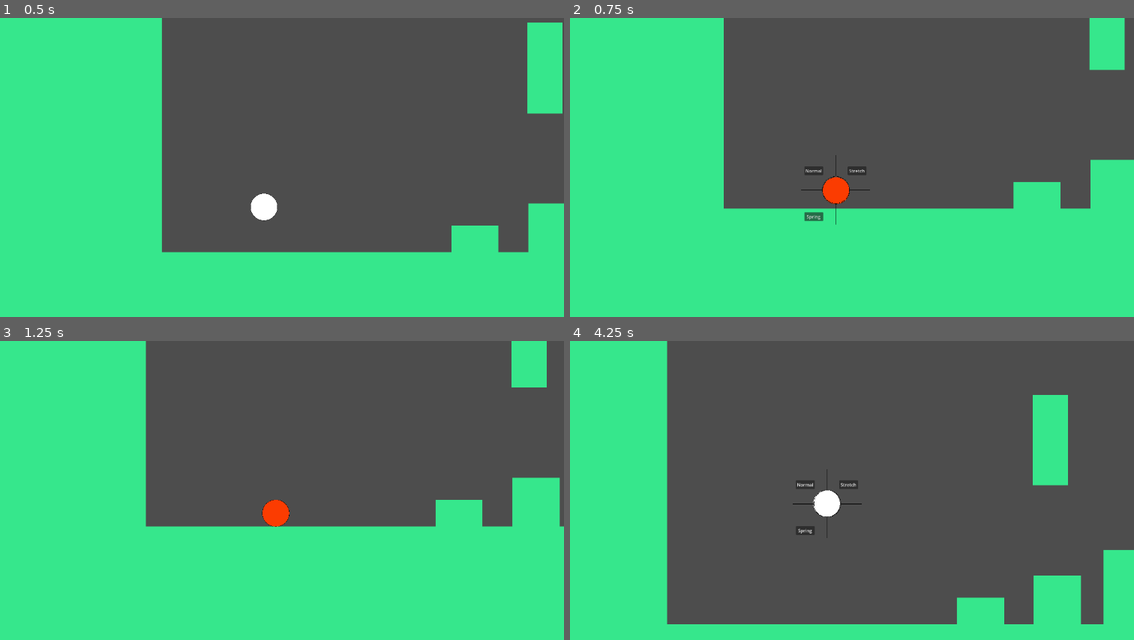
Above: before the commit, frames 1-4 (two rows, left to right).
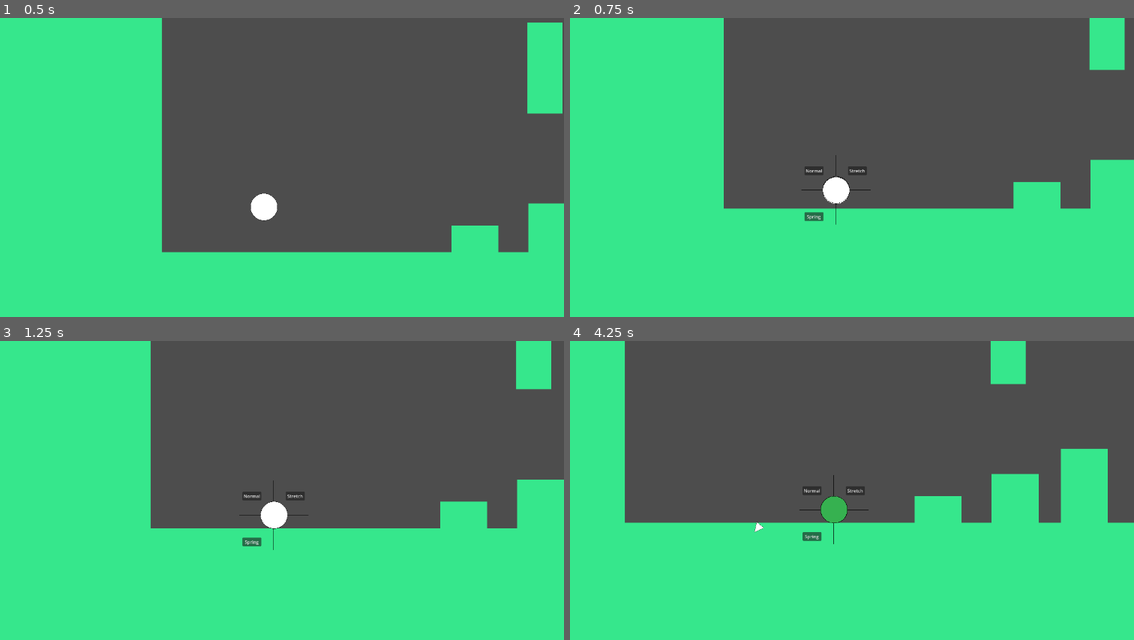
Above: after the commit, the same moments.

Repository: DaPizzaGod/tsa-game
Game: Godot game, scene res://scenes/levels/level.tscn
Same seed, same stepped clock (60 frames per second), same inputs: the game is played once before the commit and once after it.
Inputs (mouse positions are in pixels of both pictures, inside the frame that each line leads up to):
- Up to frame 1 (0.5 s): no input
- Up to frame 2 (0.75 s): move the mouse to (964, 170) at 0.52 s; hold D (right) from 0.53 s (still down); tap Shift (switch mode) at 0.6 s
- Up to frame 3 (1.25 s): keep holding D (right); tap W (jump) at 0.77 s
- Up to frame 4 (4.25 s): release D (right) at 1.25 s; click (863, 496) at 1.25 s, where only the run after the commit has a clickable "Stretch"; move the mouse to (716, 526) at 2.02 s; hold D (right) 2.03-2.75 s; tap Middle mouse button (other special action) at 2.1 s; tap W (jump) at 2.27 s; tap Shift (switch mode) at 2.3, 3.8 s; click "Spring" at 2.75 s; move the mouse to (891, 436) at 3.52 s; hold A (left) from 3.53 s (still down); click (891, 436) at 3.6 s

Frame 1 is identical in both runs. In frame 2, 0.4% of the frame differs, in the area x 40-54%, y 50-68%; in frame 3, 2.5%; in frame 4, 37%, in the area x 9-100%, y 0-95%.

Commit message:
sort of working

Diff:
--- a/scenes/globals/mode_calc.gd
+++ b/scenes/globals/mode_calc.gd
@@ -1,12 +1,14 @@
 extends Node
 
 var mode := "normal"
-var max_count := 2
 var switch_mode_menu:PackedScene = preload("res://scenes/ui/switch_mode_menu.tscn")
 var level:PackedScene = preload("res://scenes/levels/level.tscn")
 var menu: Control
-var modes := ["normal", "stretch", "spring"]
-var count := 0
+var modes := [
+	"normal",
+	"stretch",
+	"spring"]
+
 
 func _process(_delta: float) -> void:
 	# When shift is pressed
@@ -15,9 +17,12 @@
 		menu = switch_mode_menu.instantiate()
 		get_tree().get_root().add_child(menu)
 
+
+
+		'''
 		var menu_stay := Timer.new()
 		add_child(menu_stay)
-		menu_stay.wait_time = .1
+		menu_stay.wait_time = 10
 		menu_stay.timeout.connect(_on_menu_stay_timeout)
 		menu_stay.one_shot = true
 		menu_stay.start()
@@ -29,7 +34,11 @@
 		else:
 			count = 0
 		mode = modes[count]
+
+		'''
 		print(mode)
+
+
 
 func _on_menu_stay_timeout():
 	print(typeof(menu), menu)
--- a/scenes/player/normal_mode.tscn
+++ b/scenes/player/normal_mode.tscn
@@ -1,13 +1,13 @@
 [gd_scene load_steps=4 format=3 uid="uid://lqpyfukg4kei"]
 
 [ext_resource type="PackedScene" uid="uid://cuwtk6cr20kh4" path="res://scenes/player/player.tscn" id="1_n2rfx"]
-[ext_resource type="Texture2D" uid="uid://cy55s5wg0wrh5" path="res://graphics/circle.svg" id="2_kgide"]
+[ext_resource type="Texture2D" uid="uid://ntfkugd378dn" path="res://graphics/circle.svg" id="2_kgide"]
 [ext_resource type="Script" uid="uid://b85sq87lq3a7m" path="res://scenes/player/normal_mode.gd" id="2_kleyv"]
 
 [node name="NormalMode" instance=ExtResource("1_n2rfx")]
 script = ExtResource("2_kleyv")
 
-[node name="Sprite2D" parent="." index="3"]
+[node name="Sprite2D" parent="." index="2"]
 position = Vector2(0, 12)
 scale = Vector2(0.1, 0.1)
 texture = ExtResource("2_kgide")
--- /dev/null
+++ b/scenes/ui/switch_mode_menu.gd
@@ -0,0 +1,19 @@
+extends Control
+
+
+
+func _on_normal_button_pressed() -> void:
+	change_mode(0)
+
+
+func _on_stretch_button_pressed() -> void:
+	change_mode(1)
+
+func _on_spring_button_pressed() -> void:
+	change_mode(2)
+
+func change_mode(item):
+	ModeCalc.mode = ModeCalc.modes[item]
+	print(ModeCalc.mode)
+	Engine.time_scale = 1
+	queue_free()
--- a/scenes/ui/switch_mode_menu.tscn
+++ b/scenes/ui/switch_mode_menu.tscn
@@ -1,6 +1,7 @@
-[gd_scene load_steps=2 format=3 uid="uid://cncjvou8hayy7"]
+[gd_scene load_steps=3 format=3 uid="uid://cncjvou8hayy7"]
 
 [ext_resource type="Texture2D" uid="uid://dvvtrrh7hjr4v" path="res://graphics/switch_mode_menu_graphic.png" id="1_c5hrv"]
+[ext_resource type="Script" uid="uid://bgkdk3hhehphq" path="res://scenes/ui/switch_mode_menu.gd" id="1_cjke7"]
 
 [node name="SwitchModeMenu" type="Control"]
 layout_mode = 3
@@ -9,6 +10,7 @@
 anchor_bottom = 1.0
 grow_horizontal = 2
 grow_vertical = 2
+script = ExtResource("1_cjke7")
 
 [node name="TextureRect" type="TextureRect" parent="."]
 layout_mode = 1
@@ -42,3 +44,7 @@
 offset_right = -44.0
 offset_bottom = 111.0
 text = "Spring"
+
+[connection signal="pressed" from="NormalButton" to="." method="_on_normal_button_pressed"]
+[connection signal="pressed" from="StretchButton" to="." method="_on_stretch_button_pressed"]
+[connection signal="pressed" from="SpringButton" to="." method="_on_spring_button_pressed"]
Not shown, added: scenes/ui/switch_mode_menu.gd.uid
